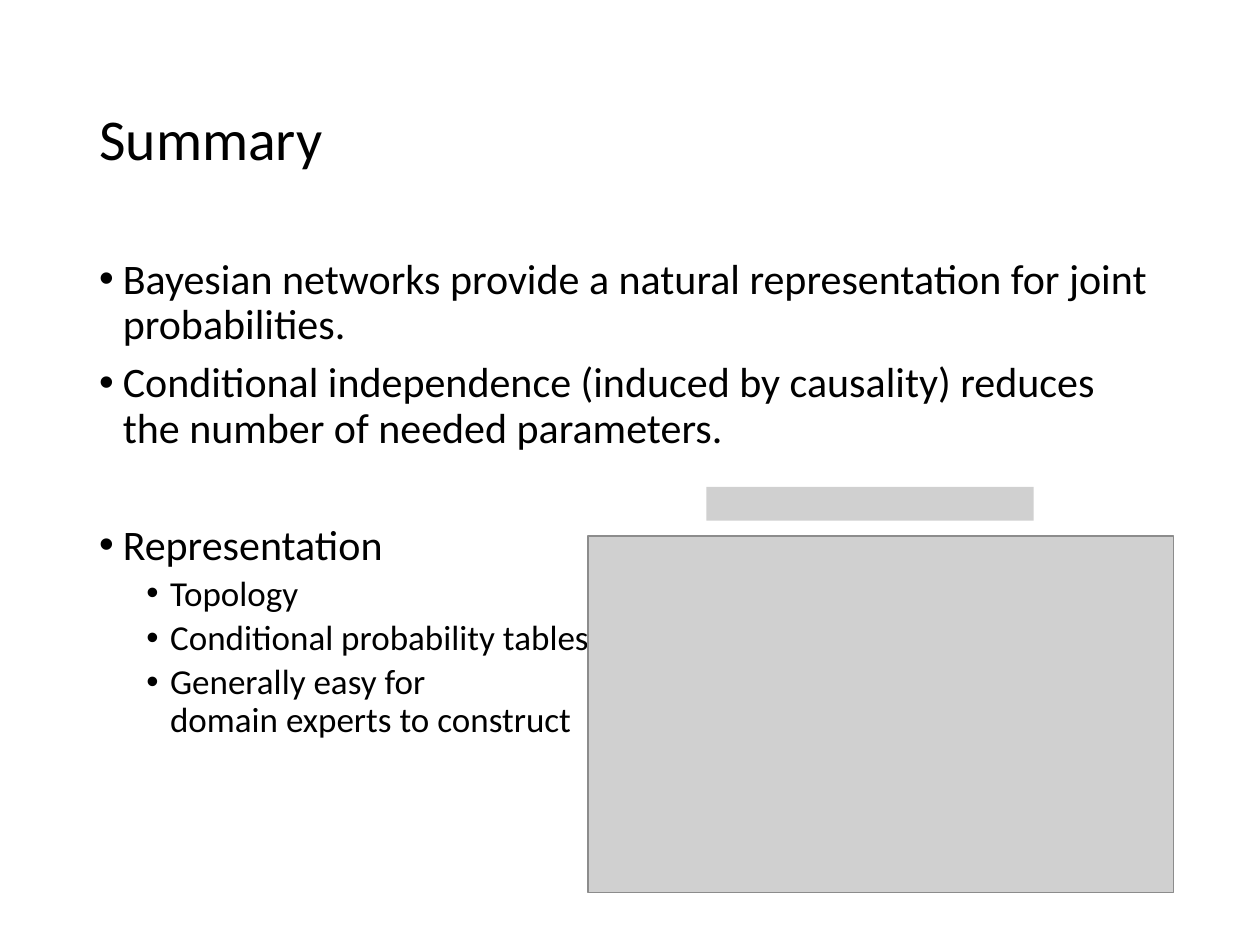
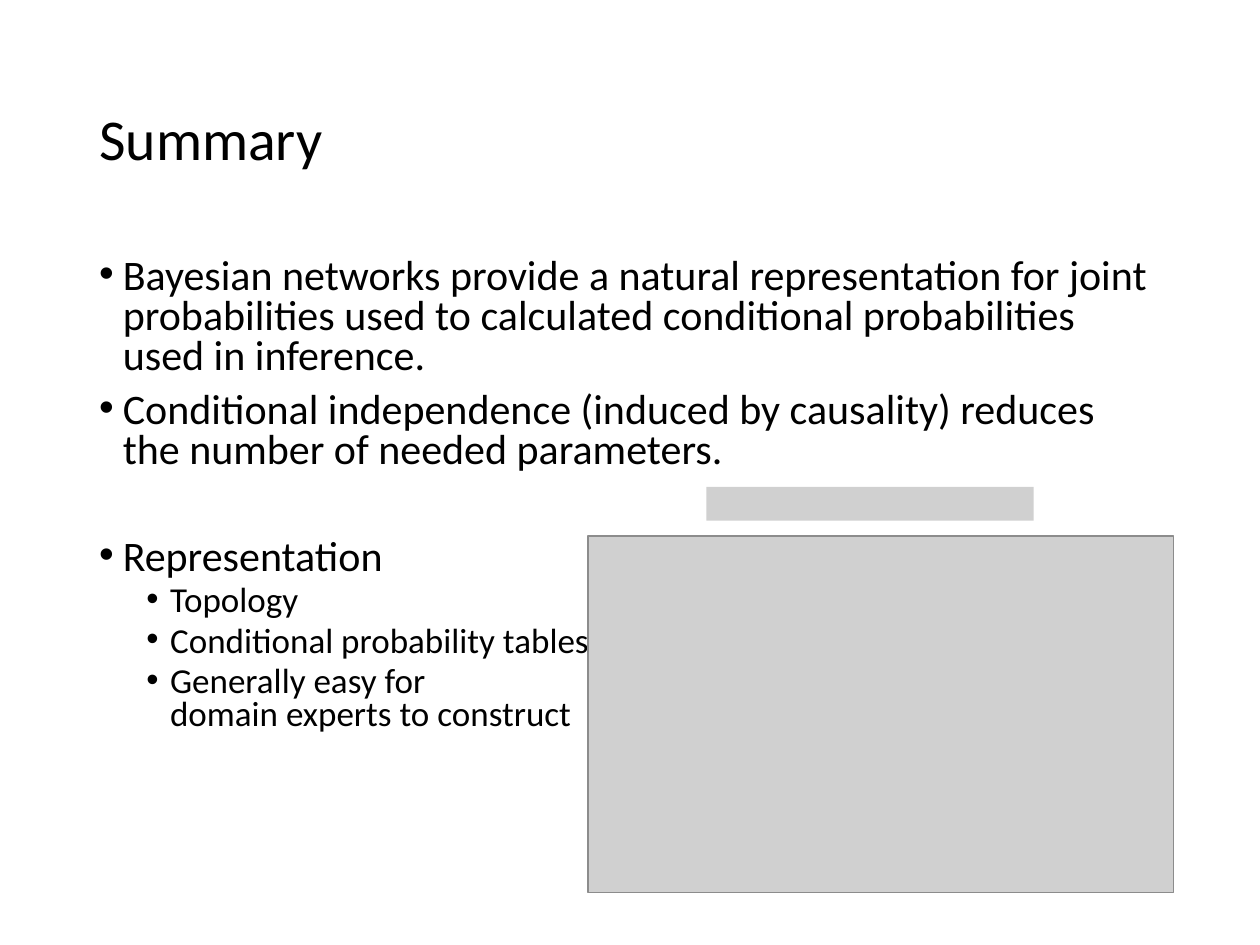
Before and after one commit to mhahsler/CS7320-AI, a slide deck: slide 19 of slides/13_bayes_nets.pptx. Drawn at 1260x945 pixels with LibreOffice and Linux fonts; fonts in the diff are those of the drawing; grey boxes stand for pictures. Boxes give left, top, right and bottom in pixels: in the first picture for what was removed or moved away, otherwise in the second. Text is boxed around its words. In the diff, an @@ line names an element or a change of style, - is before the commit and + after.

```diff
--- a/slides/13_bayes_nets.pptx
+++ b/slides/13_bayes_nets.pptx
@@ text at (123, 260, 1147, 371): text changed @@
-• Bayesian networks provide a natural representation for joint probabilities.
+• Bayesian networks provide a natural representation for joint probabilities used to calculated conditional probabilities used in inference.
@@ text at (123, 393, 1094, 732): line spacing 0.9 to 0.8 @@
```
Also in this commit, not shown: 4 other slides changed, 3 other files.
